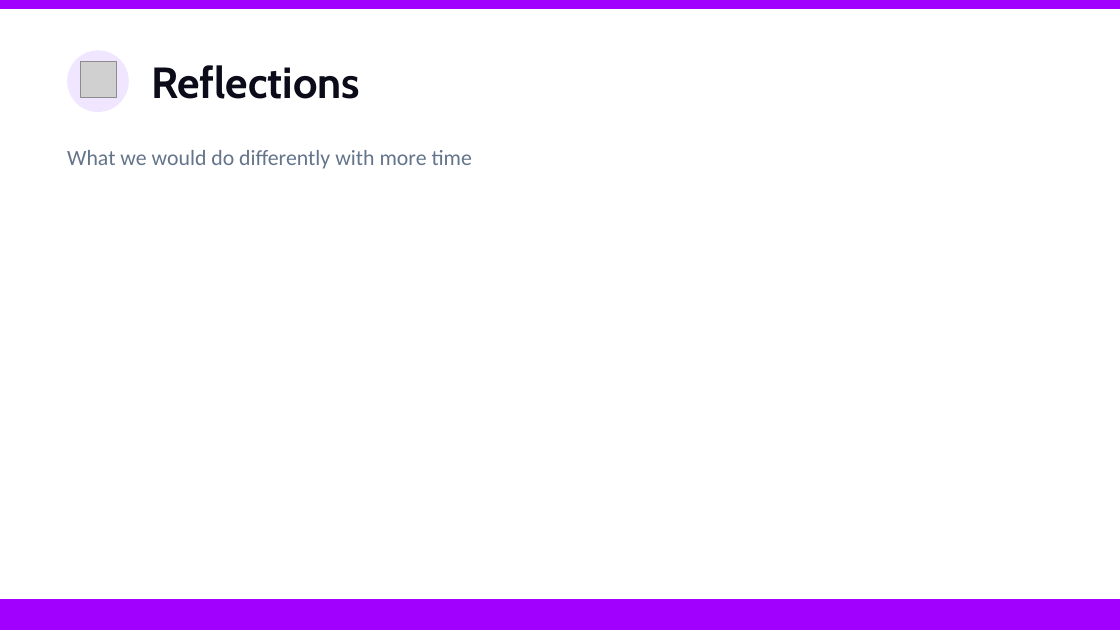
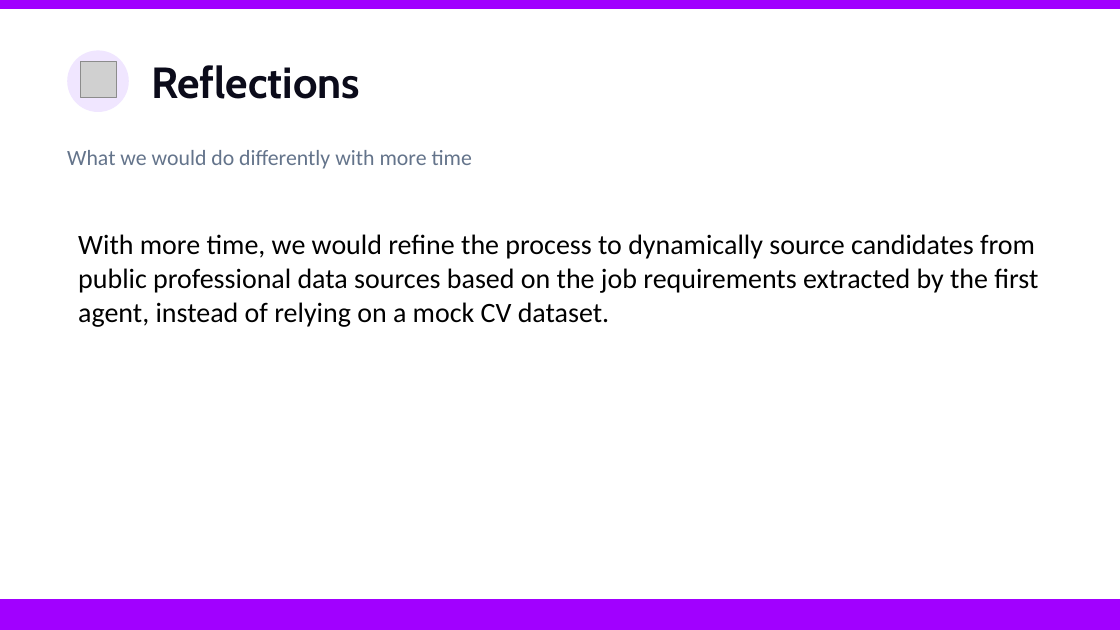
Before and after one commit to soarlua/talentmatch, a slide deck: slide 4 of docs/PITCH_DEMO.pptx. Drawn at 1120x630 pixels with LibreOffice and Linux fonts; fonts in the diff are those of the drawing; grey boxes stand for pictures. Boxes give left, top, right and bottom in pixels: in the first picture for what was removed or moved away, otherwise in the second. Text is boxed around its words. In the diff, an @@ line names an element or a change of style, - is before the commit and + after.

```diff
--- a/docs/PITCH_DEMO.pptx
+++ b/docs/PITCH_DEMO.pptx
@@ text added at (x1=78, y1=234, x2=1038, y2=327), 18 pt, text #000000 @@
+With more time, we would refine the process to dynamically source candidates from public professional data sources based on the job requirements extracted by the first agent, instead of relying on a mock CV dataset.
```
Also in this commit, not shown: 1 other slide changed.
